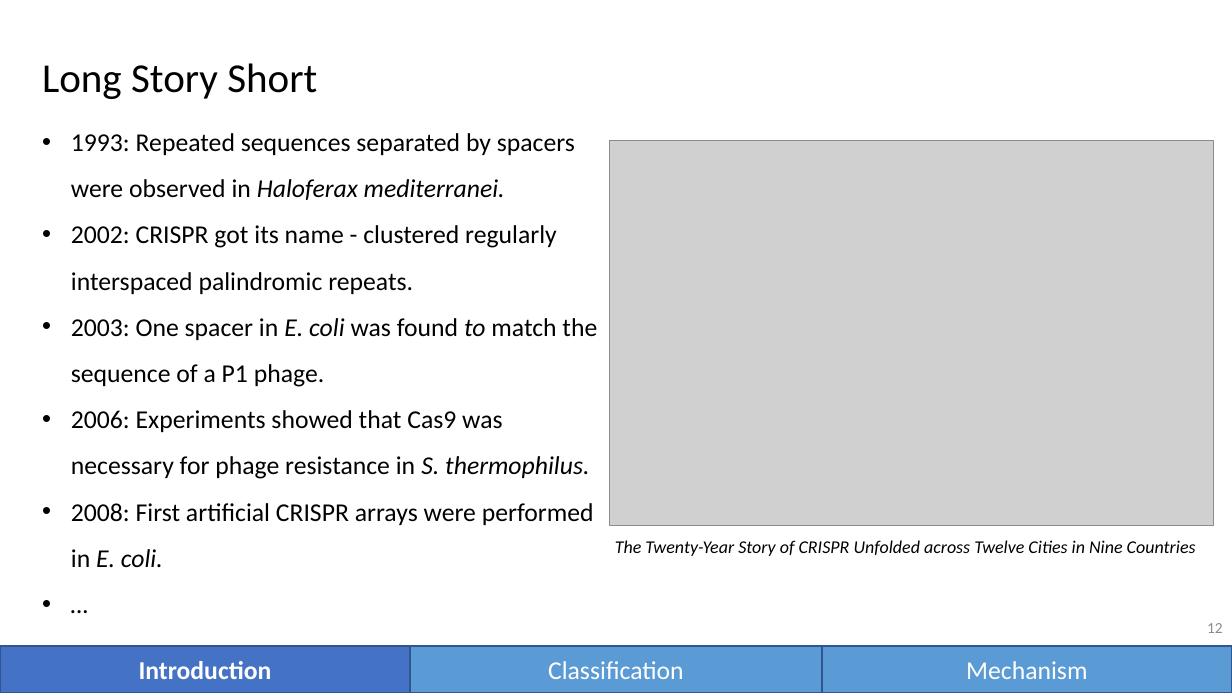
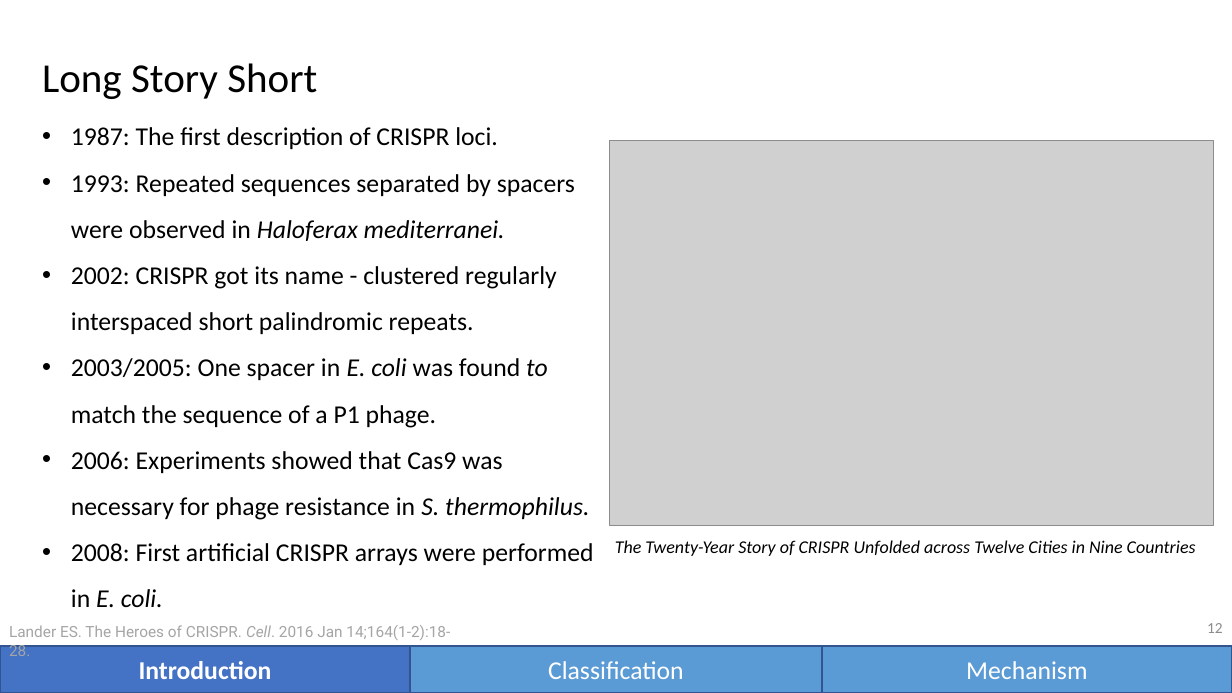
Before and after one commit to vwOvOwv/PKU-Undergraduate-Course, a slide deck: slide 12 of 遗传学(Genetics)/讨论课/Topic-3_遗传学技术/CRISPR-Cas.pptx. Drawn at 1232x693 pixels with LibreOffice and Linux fonts; fonts in the diff are those of the drawing; grey boxes stand for pictures. Boxes give left, top, right and bottom in pixels: in the first picture for what was removed or moved away, otherwise in the second. Text is boxed around its words. In the diff, an @@ line names an element or a change of style, - is before the commit and + after.

```diff
--- a/遗传学(Genetics)/讨论课/Topic-3_遗传学技术/CRISPR-Cas.pptx
+++ b/遗传学(Genetics)/讨论课/Topic-3_遗传学技术/CRISPR-Cas.pptx
@@ text at bbox=[71, 127, 594, 607]: paragraph removed @@
-• …
@@ text at bbox=[71, 127, 498, 149]: paragraph added @@
+• 1987: The first description of CRISPR loci.
@@ text at bbox=[71, 266, 557, 428]: text changed @@
-• 2002: CRISPR got its name - clustered regularly interspaced palindromic repeats.
-• 2003: One spacer in E. coli was found to match the sequence of a P1 phage.
+• 2002: CRISPR got its name - clustered regularly interspaced short palindromic repeats.
+• 2003/2005: One spacer in E. coli was found to match the sequence of a P1 phage.
@@ text added at bbox=[9, 625, 450, 656], 12 pt, text #A5A5A5 @@
+Lander ES. The Heroes of CRISPR. Cell. 2016 Jan 14;164(1-2):18-28.
```
Also in this commit, not shown: 11 other slides changed, 9 slides added, 2 slides removed, 19 other files.
